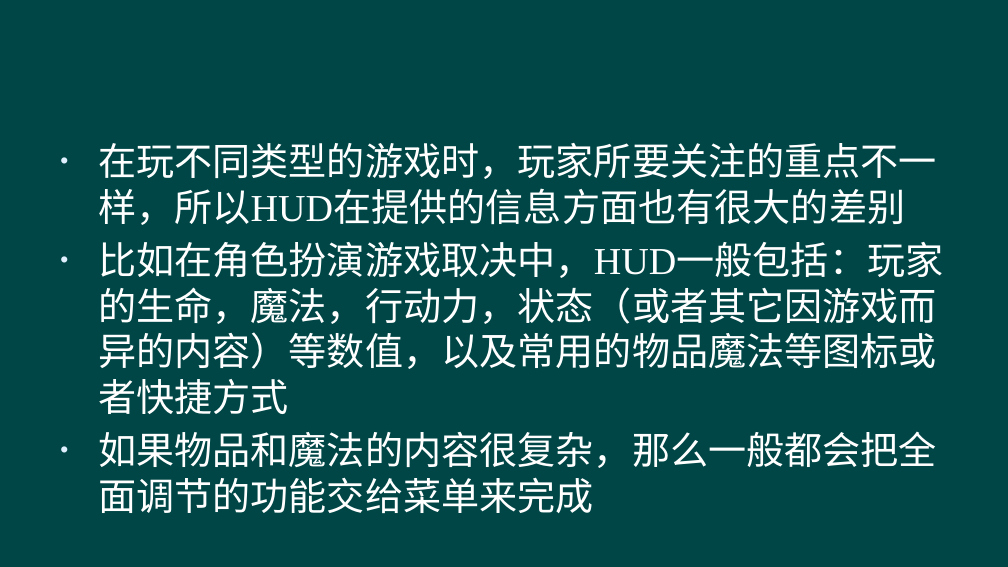
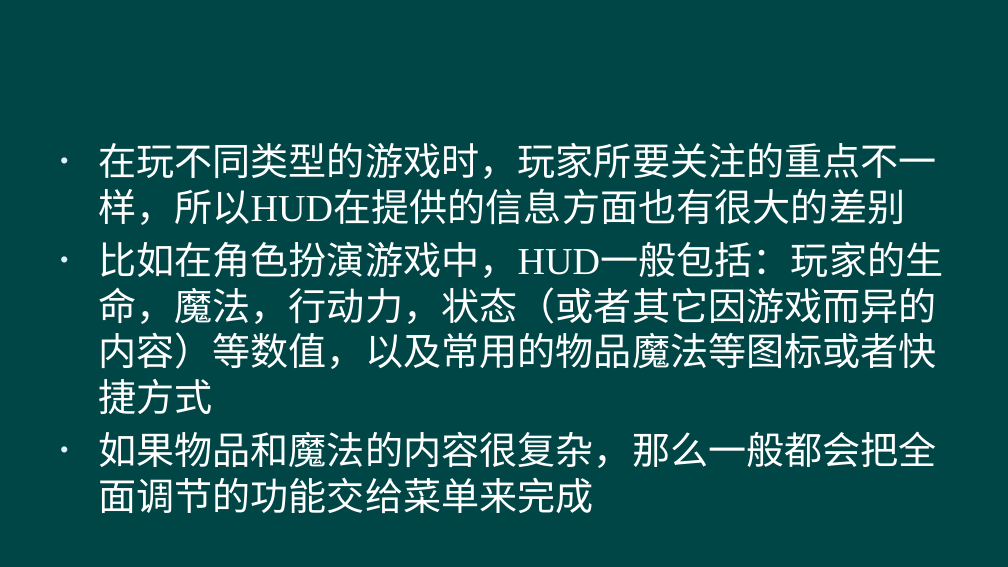
Before and after one commit to hanhonglei/Course_GameEngine, a slide deck: slide 17 of Slides/Principle/6 游戏界面与交互/6 游戏界面与交互.pptx (slide 15 before the commit). Drawn at 1008x567 pixels with LibreOffice and Linux fonts; fonts in the diff are those of the drawing; background and template pictures are left out. Boxes give left, top, right and bottom in pixels: in the first picture for what was removed or moved away, otherwise in the second. Text is boxed around its words. In the diff, an @@ line names an element or a change of style, - is before the commit and + after.

```diff
--- a/Slides/Principle/6 游戏界面与交互/6 游戏界面与交互.pptx
+++ b/Slides/Principle/6 游戏界面与交互/6 游戏界面与交互.pptx
@@ text at (x1=98, y1=242, x2=943, y2=414): text changed @@
-• 比如在角色扮演游戏取决中，HUD一般包括：玩家的生命，魔法，行动力，状态（或者其它因游戏而异的内容）等数值，以及常用的物品魔法等图标或者快捷方式
+• 比如在角色扮演游戏中，HUD一般包括：玩家的生命，魔法，行动力，状态（或者其它因游戏而异的内容）等数值，以及常用的物品魔法等图标或者快捷方式
```
Also in this commit, not shown: 2 other slides changed, 4 slides added, 1 slide removed, 5 other files.
